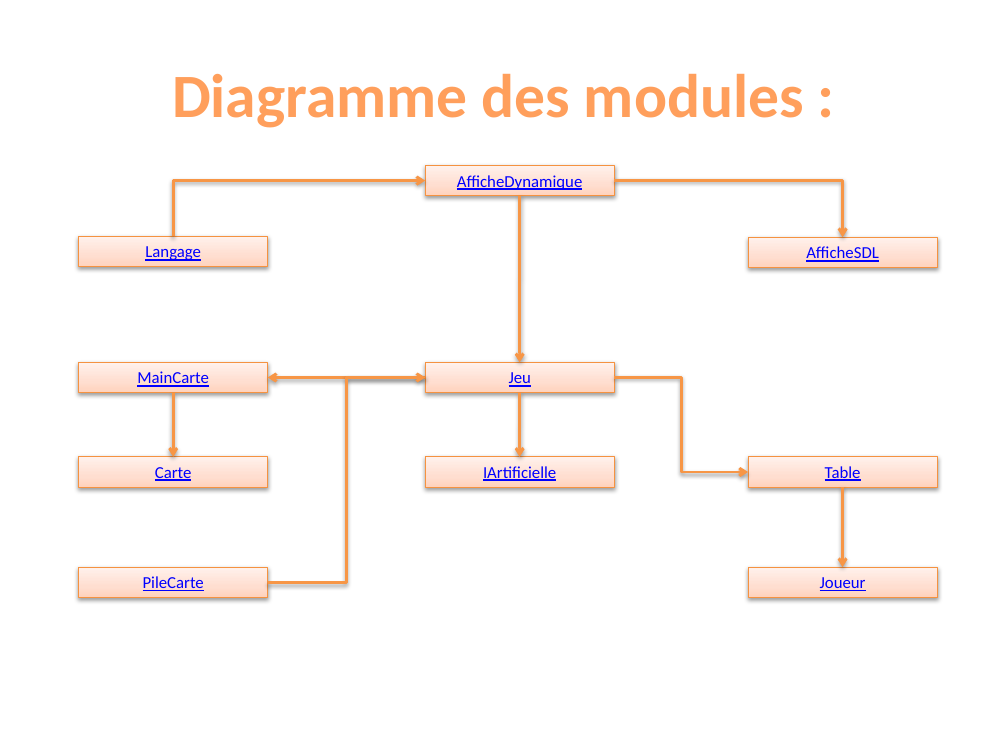
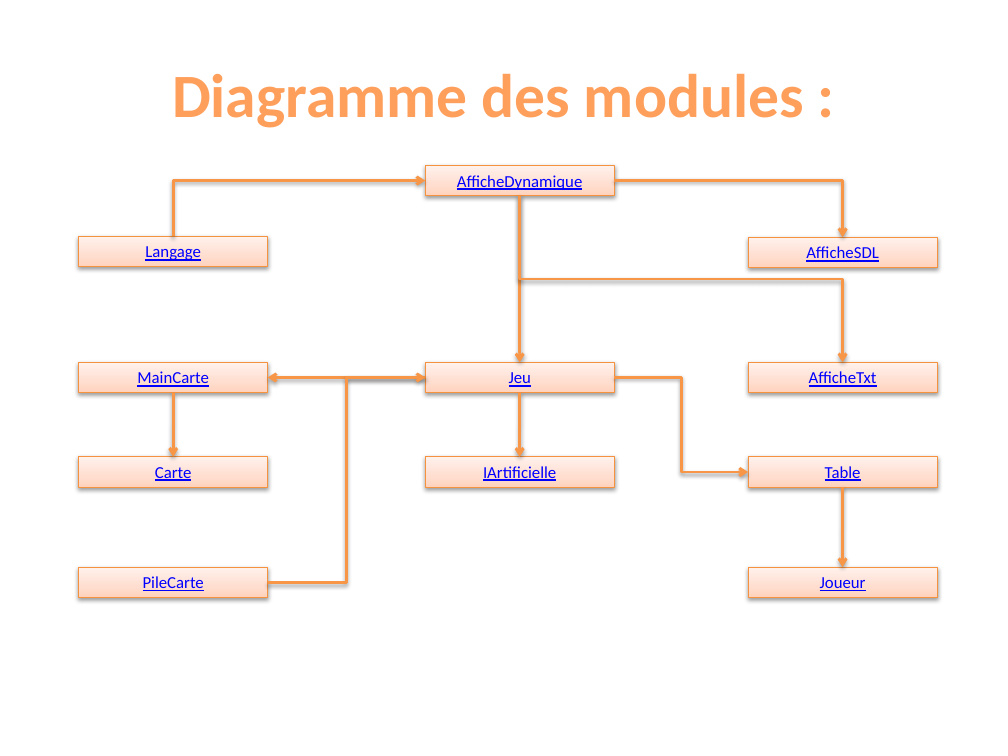
Before and after one commit to winbill/lifesevenpoker, a slide deck: slide 5 of Annexes/Presentation.pptx. Drawn at 1008x756 pixels with LibreOffice and Linux fonts; fonts in the diff are those of the drawing; background and template pictures are left out. Boxes give left, top, right and bottom in pixels: in the first picture for what was removed or moved away, otherwise in the second. Text is boxed around its words. In the diff, an @@ line names an element or a change of style, - is before the commit and + after.

```diff
--- a/Annexes/Presentation.pptx
+++ b/Annexes/Presentation.pptx
@@ elbow arrow added from (520, 196) to (843, 362), #F79646 2 pt @@
@@ rectangle added at [748,362,937,392], fill gradient #FFD2BD to #FFDED0 to #FFF2ED, outline #F69240 0.75 pt, 12 pt, text #0000FF, underline @@
+AfficheTxt
```
Also in this commit, not shown: 10 other slides changed, 3 slides added.
